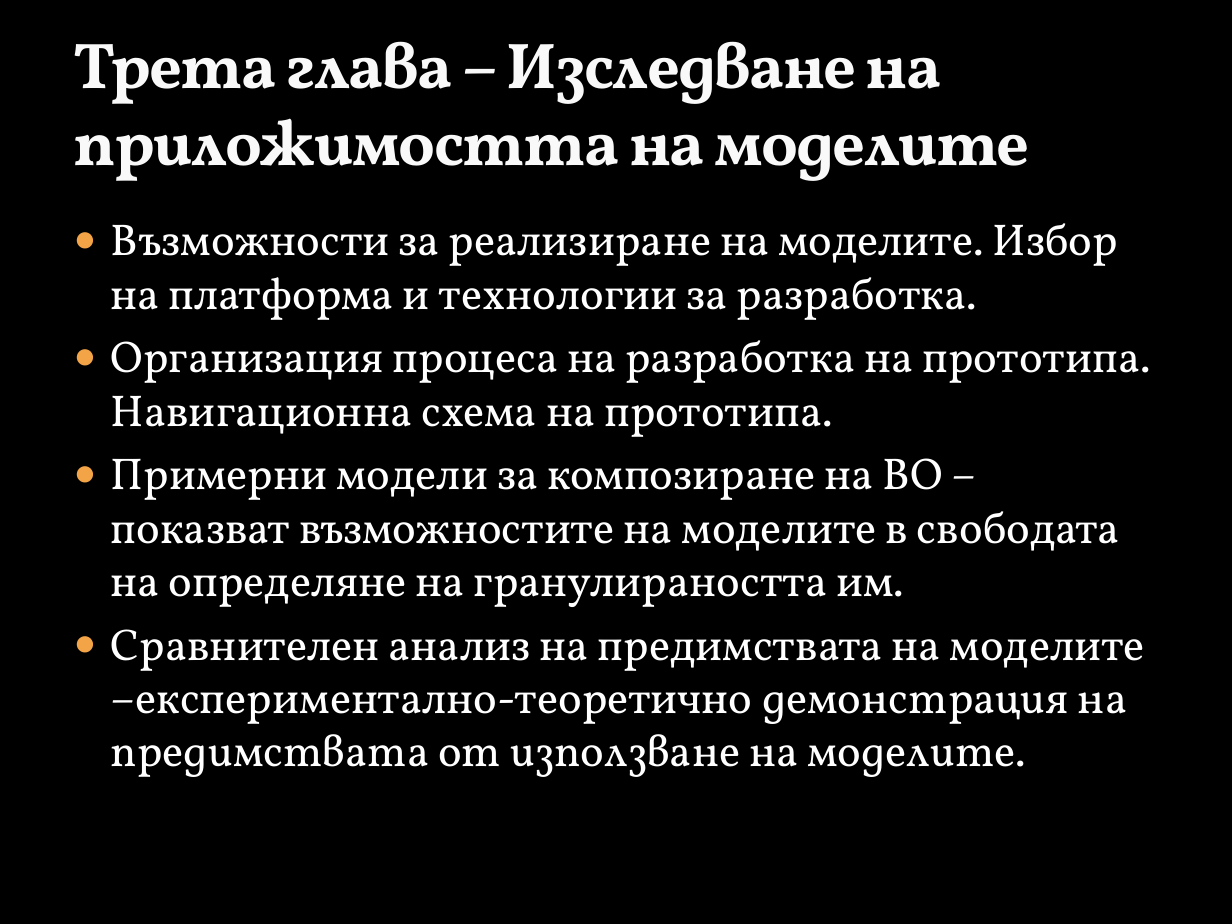
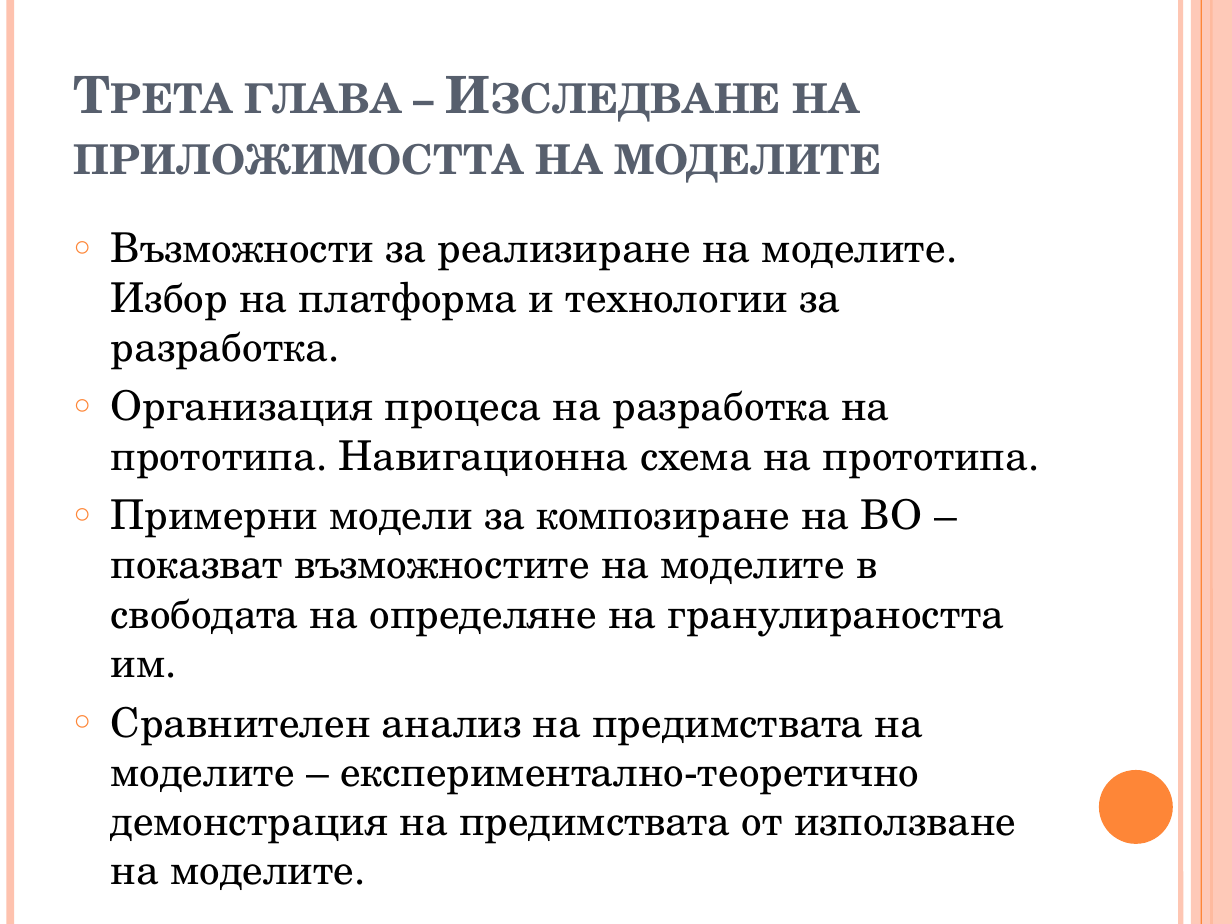
Before and after one commit to vjotov/versia, a slide deck: slide 11 of doc/Presentation.pptx (slide 13 before the commit). Drawn at 1232x924 pixels with LibreOffice and Linux fonts; fonts in the diff are those of the drawing; background and template pictures are left out. Boxes give left, top, right and bottom in pixels: in the first picture for what was removed or moved away, otherwise in the second. Text is boxed around its words. In the diff, an @@ line names an element or a change of style, - is before the commit and + after.

```diff
--- a/doc/Presentation.pptx
+++ b/doc/Presentation.pptx
@@ background picture (left out) to #FFFFFF @@
@@ line added from (10, 0) to (10, 924), #FEC3AE 4.5 pt @@
@@ line added from (1180, 0) to (1180, 924), #FEC3AE 3 pt @@
@@ rectangle added at bbox=[1191, 0, 1232, 924], fill #FEC3AE at 87% opacity @@
@@ line added from (1201, 0) to (1201, 924), #FE8637 0.75 pt @@
@@ line added from (1211, 0) to (1211, 924), #FE8637 1.5 pt @@
@@ title "Трета глава – Изследване на ...": place and size @@
-title "Трета глава – Изследване на ..." at bbox=[74, 41, 1029, 181]
+title "Трета глава – Изследване на ..." at bbox=[74, 82, 882, 183]
@@ title "Трета глава – Изследване на ..." at bbox=[74, 82, 882, 183]: size 37.8 to 30 pt, font Vollkorn to TeX Gyre Schola, text colour #F9F9F9 to #575F6D, letter spacing -1 to 0 pt, letter outline #3C4422 0.25 pt to none, small capitals on @@
@@ text "Възможности за реализиране на моделите. ...": place and size @@
-text "Възможности за реализиране на моделите. ..." at bbox=[111, 223, 1150, 777]
+text "Възможности за реализиране на моделите. ..." at bbox=[111, 232, 1028, 890]
@@ text at bbox=[111, 232, 1028, 677]: size 26 to 24 pt, font Vollkorn to TeX Gyre Schola, text colour #FFFFFF to #000000 in "Възможности за реализиране на моделите. Избор на ...", "Организация процеса на разработка на прототипа. Навигационна ...", "Примерни модели за композиране на ВО – ..."; bullet ● to ○; bullet colour #F3A447 to #FE8637 @@
@@ text at bbox=[111, 706, 1016, 890]: text changed; size 26 to 24 pt; font Vollkorn to TeX Gyre Schola; text colour #FFFFFF to #000000 @@
-● Сравнителен анализ на предимствата на моделите –експериментално-теоретично демонстрация на предимствата от използване на моделите.
+○ Сравнителен анализ на предимствата на моделите – експериментално-теоретично демонстрация на предимствата от използване на моделите.
@@ ellipse added at bbox=[1099, 770, 1173, 844], fill #FE8637 @@
```
Also in this commit, not shown: 13 other slides changed, 1 slide added, 3 slides removed.
